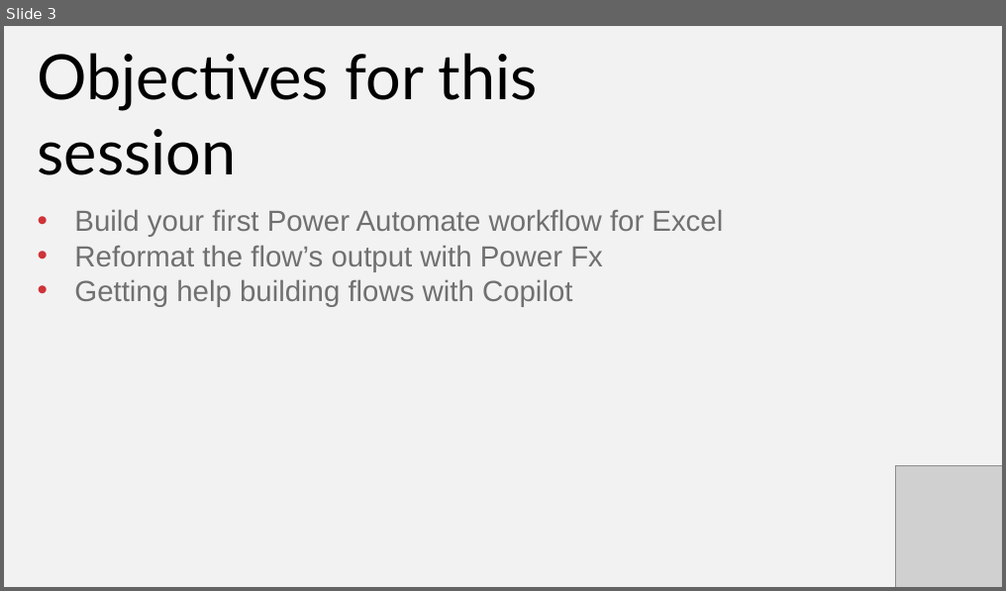
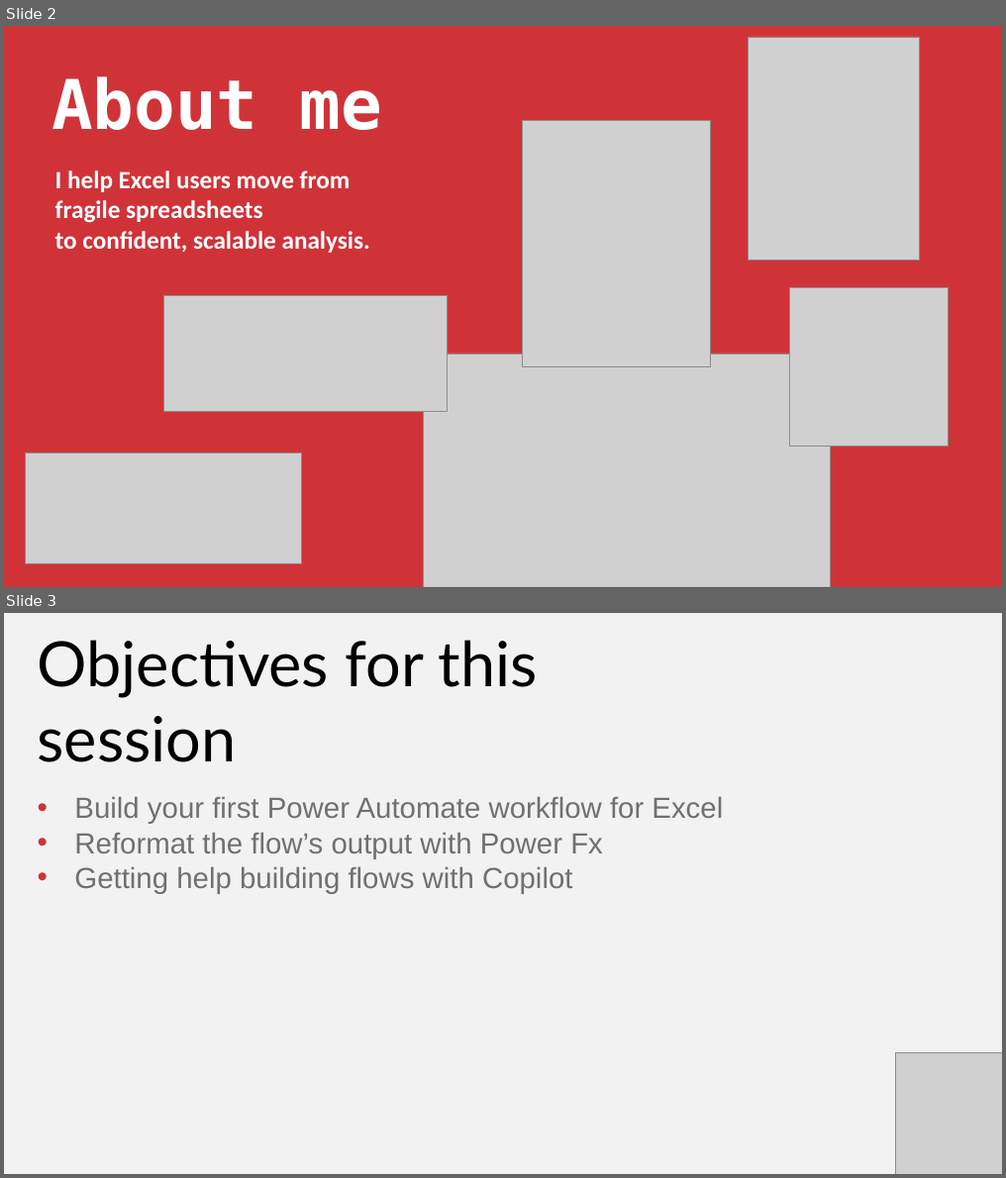
Before and after one commit to stringfestdata/first-steps-power-automate, a slide deck: first-steps-power-automate.pptx. Shown one above the other, each under a label of ours: slide 3 before the commit, slides 2 and 3 after it. The pictures are 1006x591 and 1006x1178 pixels, drawn with LibreOffice and Linux fonts; fonts in the diff are those of the drawing; grey boxes stand for pictures. Boxes give left, top, right and bottom in pixels: in the first picture for what was removed or moved away, otherwise in the second. Text is boxed around its words. In the diff, an @@ line names an element or a change of style, - is before the commit and + after.

```diff
--- a/first-steps-power-automate.pptx
+++ b/first-steps-power-automate.pptx
@@ slide 2 added at [4,26,1002,587], background #F2F2F2 @@
@@ rectangle added at [4,26,1002,587], fill #CF3338 @@
@@ picture added at [748,37,919,260] @@
@@ text added at [52,76,381,130], 99 pt, text #FFFFFF, bold @@
+About me
@@ picture added at [523,121,710,367] @@
@@ text added at [55,171,370,253], 36 pt, text #FFFFFF, bold @@
+I help Excel users move from fragile spreadsheets
+to confident, scalable analysis.
@@ picture added at [790,287,948,446] @@
@@ picture added at [164,295,448,412] @@
@@ picture added at [423,354,830,587] @@
@@ picture added at [25,454,301,565] @@
```
Also in this commit, not shown: 1 slide changed, 1 other slide added, 1 slide removed.
